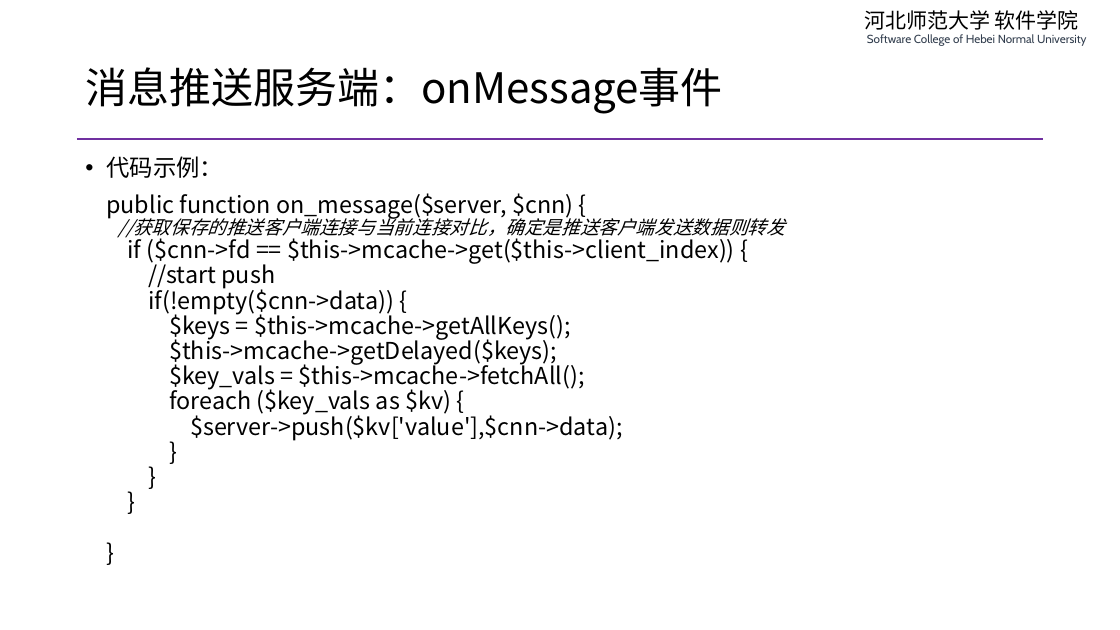
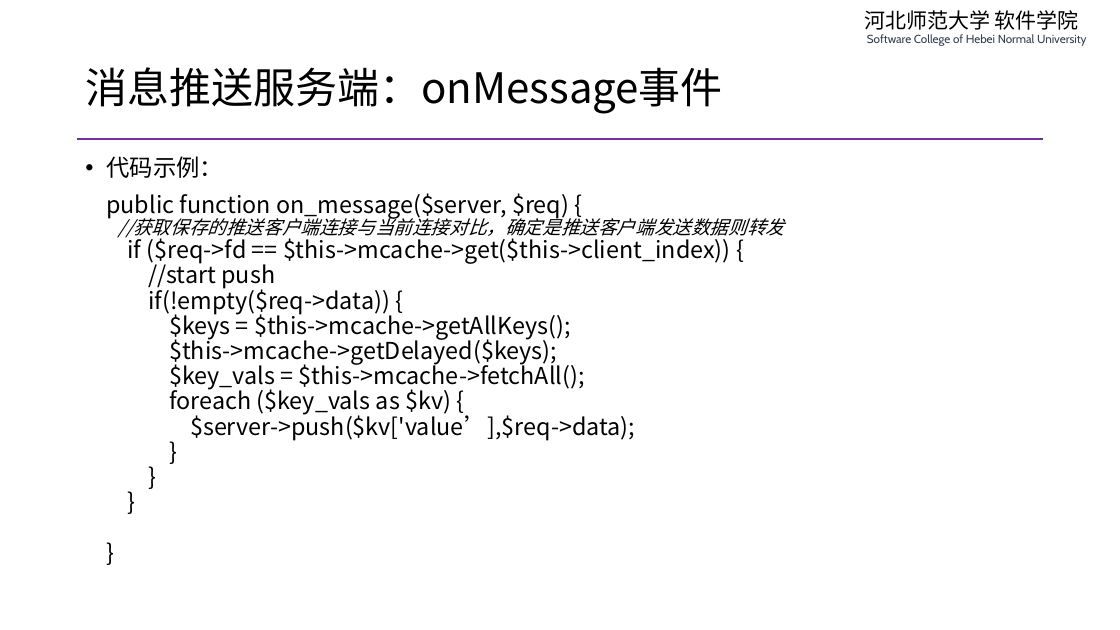
Before and after one commit to edu2act/course-php-serverside-development-on-linux, a slide deck: slide 16 of materials/slides/ch09-swoole-and-websocket.pptx. Drawn at 1120x630 pixels with LibreOffice and Linux fonts; fonts in the diff are those of the drawing. Boxes give left, top, right and bottom in pixels: in the first picture for what was removed or moved away, otherwise in the second. Text is boxed around its words. In the diff, an @@ line names an element or a change of style, - is before the commit and + after.

```diff
--- a/materials/slides/ch09-swoole-and-websocket.pptx
+++ b/materials/slides/ch09-swoole-and-websocket.pptx
@@ text at (106,193,785,441): text changed @@
-public function on_message($server, $cnn) {
-//获取保存的推送客户端连接与当前连接对比，确定是推送客户端发送数据则转发
-if ($cnn->fd == $this->mcache->get($this->client_index)) {
-//start push
-if(!empty($cnn->data)) {
-$keys = $this->mcache->getAllKeys();
-$this->mcache->getDelayed($keys);
-$key_vals = $this->mcache->fetchAll();
-foreach ($key_vals as $kv) {
-$server->push($kv['value'],$cnn->data);
-}
-}
-}
-}
+public function on_message($server, $req) {
+//获取保存的推送客户端连接与当前连接对比，确定是推送客户端发送数据则转发
+if ($req->fd == $this->mcache->get($this->client_index)) {
+//start push
+if(!empty($req->data)) {
+$keys = $this->mcache->getAllKeys();
+$this->mcache->getDelayed($keys);
+$key_vals = $this->mcache->fetchAll();
+foreach ($key_vals as $kv) {
+$server->push($kv['value’],$req->data);
+}
+}
+}
+}
```
Also in this commit, not shown: 2 other slides changed, 3 other files.
